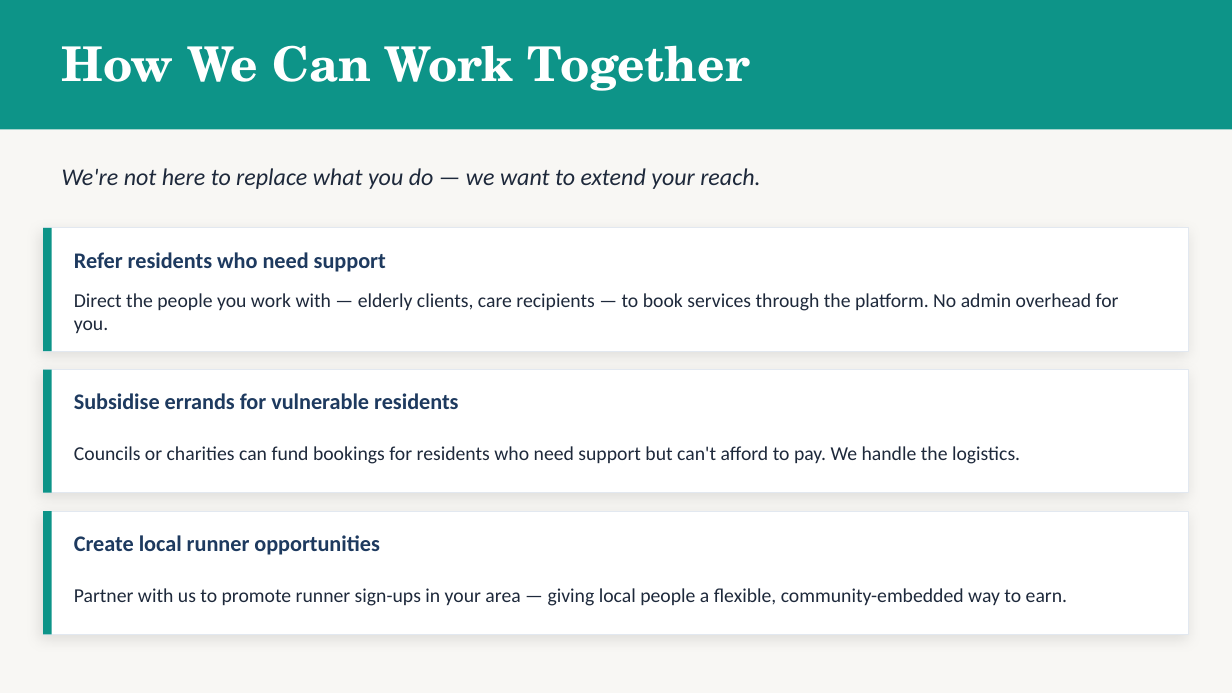
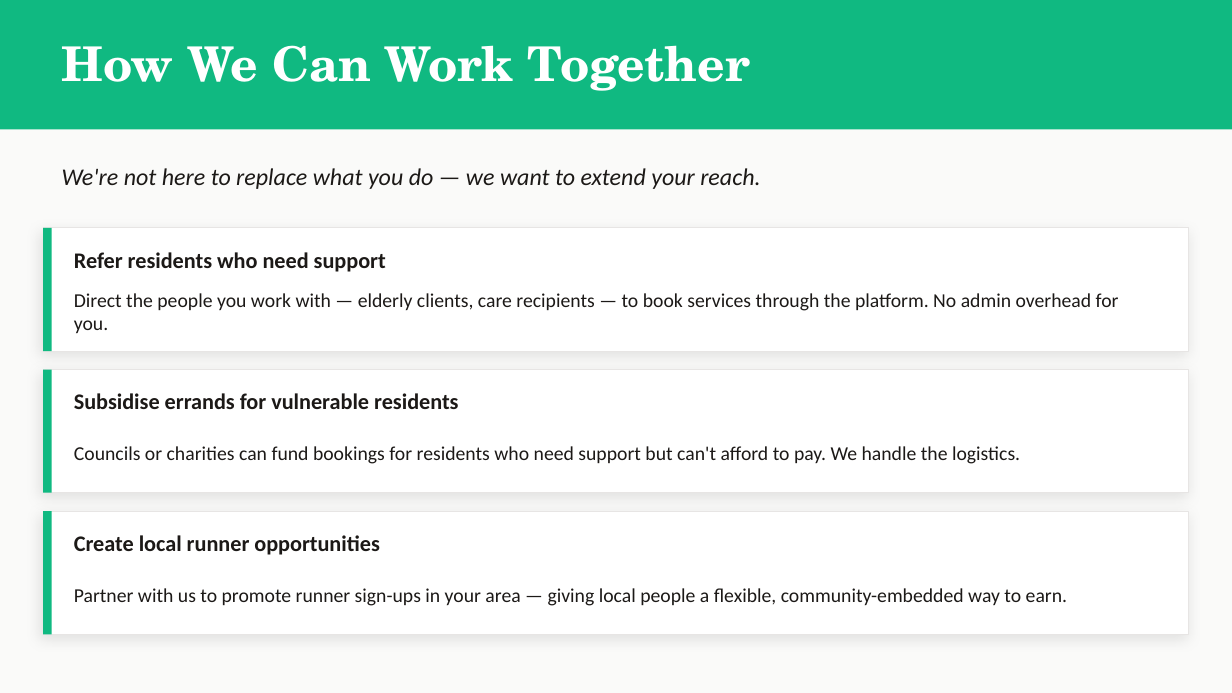
Before and after one commit to Temi-Peters/Errand-Buddy, a slide deck: slide 7 of errand-buddy-deck.pptx. Drawn at 1232x693 pixels with LibreOffice and Linux fonts; fonts in the diff are those of the drawing. Boxes give left, top, right and bottom in pixels: in the first picture for what was removed or moved away, otherwise in the second. Text is boxed around its words. In the diff, an @@ line names an element or a change of style, - is before the commit and + after.

```diff
--- a/errand-buddy-deck.pptx
+++ b/errand-buddy-deck.pptx
@@ background #F8F7F4 to #FAFAF9 @@
@@ fill #0D9488 to #10B981 in 4 elements at (0, 0, 1232, 129), (43, 228, 52, 351), (43, 370, 52, 493), (43, 511, 52, 634) @@
@@ outline #E2E8F0 0.5 pt to #E7E5E4 0.5 pt in 3 elements at (43, 228, 1189, 351), (43, 370, 1189, 493), (43, 511, 1189, 634) @@
@@ text colour #1E3A5F to #1C1917 in 3 elements at (74, 252, 386, 272), (74, 393, 458, 409), (74, 535, 379, 555) @@
@@ text colour #1E293B to #1C1917 in 4 elements at (62, 168, 760, 189), (74, 293, 1119, 334), (74, 446, 1020, 464), (74, 588, 1067, 606) @@
```
Also in this commit, not shown: 8 other slides changed, 8 other files.
